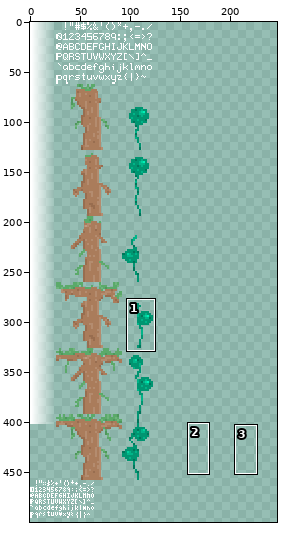
A sprite sheet gets an edit: mammuandamfa/images/shared-0-sheet0.png. The first picture is a wide view before the edit; the outline marks the close-up.
Close-up. First the earlier version:
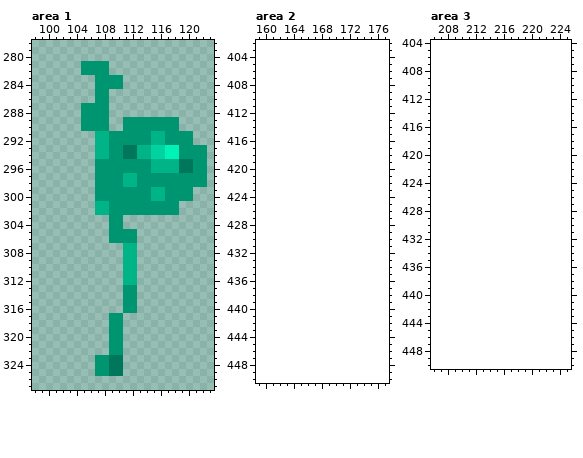
The file is 128x512 pixels. Pixels under 10% opacity are left out. Colours within 5 levels of each other are drawn and written as one. Shown: area 1: x 98..123, y 278..327; area 2: x 159..177, y 402..450; area 3: x 206..225, y 404..450. The old version is drawn lined up with the new one, on the new canvas. The wide view leaves out empty margins. The commit also changed other parts of the picture, which this record leaves out.
After:
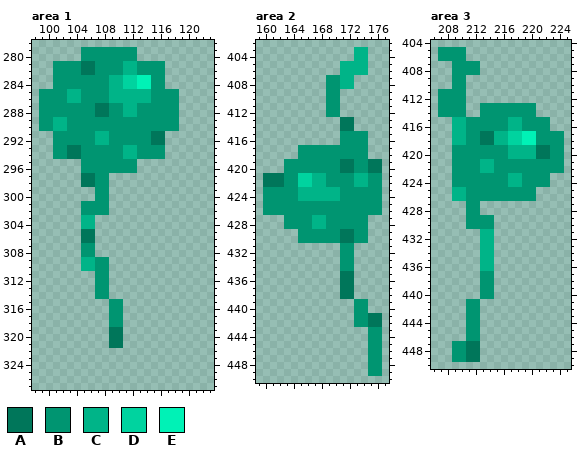
Palette (. is transparent): A #00765a  B #009571  C #00b488  D #00d39f  E #00f2b6
Edits made:
canvas 128x512 -> 256x512
Area 1:
y 279..280: x 105..112 ........ -> BBBBBBBB
y 281..282: x 101..106 ....BB -> BBBBAA; x 109..116 ........ -> BBCCBBBB
y 283..284: x 101..106 ...... -> BBBBBB; x 109..116 BB...... -> CCDDEEBB
y 285..286: x 99..106 ........ -> BBBBCCBB; x 109..118 .......... -> CCCCCCBBBB
y 287..288: x 99..104 ...... -> BBBBBB; x 107..118 BB.......... -> AABBCCBBBBBB
y 289..290: x 99..104 ...... -> BBCCBB; x 109..110 .. -> BB
y 291..292: x 101..106 ...... -> BBBBBB; x 115..120 CCBBBB -> AA....
y 293..294: x 101..108 ......CC -> BBAABBBB; x 111..122 AACCDDEEBBBB -> CCBBBB......
y 295..296: x 105..106 .. -> BB; x 113..122 BBCCCCAABB -> ..........
y 297..298: x 105..106 .. -> AA; x 109..122 BBCCBBBBBBBBBB -> ..............
y 299..300: x 109..120 BBBBBBCCBBBB -> ............
y 301..302: x 105..118 ..CCBBBBBBBBBB -> BBBB..........
y 303..304: x 105..106 .. -> CC; x 109..110 BB -> ..
y 305..306: x 105..106 .. -> AA; x 109..112 BBBB -> ....
y 307..308: x 105..106 .. -> BB; x 111..112 CC -> ..
y 309..310: x 105..108 .... -> CCBB; x 111..112 CC -> ..
y 311..312: x 107..108 .. -> BB; x 111..112 CC -> ..
y 313..314: x 107..108 .. -> BB; x 111..112 BB -> ..
y 315..316: x 109..112 ..BB -> BB..
y 319..321: x 109..110 BB -> AA
y 322: x 109..110 BB -> ..
y 323..325: x 107..110 BBAA -> ....
Area 2:
y 403..404: x 173..174 .. -> CC
y 405..406: x 171..174 .... -> CCCC
y 407..408: x 169..172 .... -> BBCC
y 409..412: x 169..170 .. -> BB
y 413..414: x 171..172 .. -> AA
y 415..416: x 171..174 .... -> BBBB
y 417..418: x 165..174 .......... -> BBBBBBBBBB
y 419..420: x 163..176 .............. -> BBBBBBBBAABBAA
y 421..422: x 160..176 ................. -> AAABBDDCCBBBBCCBB
y 423..424: x 160..176 ................. -> BBBBBCCCCCCBBBBBB
y 425..426: x 160..176 ................. -> BBBBBBBBBBBBBBBBB
y 427..428: x 163..174 ............ -> BBBBCCBBBBBB
y 429..430: x 165..174 .......... -> BBBBBBAABB
y 431..434: x 171..172 .. -> BB
y 435..438: x 171..172 .. -> AA
y 439..440: x 173..174 .. -> BB
y 441..442: x 173..176 .... -> BBAA
y 443..449: x 175..176 .. -> BB
Area 3:
y 405..406: x 207..210 .... -> BBBB
y 407..408: x 209..212 .... -> BBBB
y 409..410: x 209..210 .. -> BB
y 411..412: x 207..210 .... -> BBBB
y 413..414: x 207..210 .... -> BBBB; x 213..220 ........ -> BBBBBBBB
y 415..416: x 209..222 .............. -> CCBBBBBBCCBBBB
y 417..418: x 209..224 ................ -> CCBBAACCDDEEBBBB
y 419..420: x 209..224 ................ -> BBBBBBBBCCCCAABB
y 421..422: x 209..224 ................ -> BBBBCCBBBBBBBBBB
y 423..424: x 209..222 .............. -> BBBBBBBBCCBBBB
y 425..426: x 209..220 ............ -> CCBBBBBBBBBB
y 427..428: x 211..212 .. -> BB
y 429..430: x 211..214 .... -> BBBB
y 431..436: x 213..214 .. -> CC
y 437..440: x 213..214 .. -> BB
y 441..446: x 211..212 .. -> BB
y 447..449: x 209..212 .... -> BBAA
Changed places in both close-ups, as pixel boxes (x1, y1, x2, y2):
changed: (39, 47, 207, 376)
added: (263, 47, 382, 376)
added: (438, 47, 564, 362)
